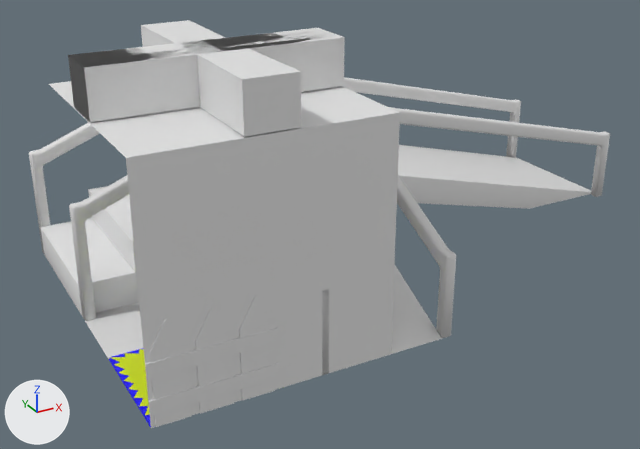
The Blender file IMAGINE/KitEscenario1Y3/KitEscena1y3.blend: old version first, new version second.
Before and after are seen from a 50 mm camera at (-1.43, -5.06, 3.8) aimed at (2.27, 1.67, 0.44). Every picture has the same lights, and +X, +Y and +Z are marked at lower left.

The first picture shows 'CauchoCentroAmarillo', 'Pared', 'Rampa', 'Suelo', 'Techo', 'Valla', 'VigaEnLinea', 'VigasEnX'.
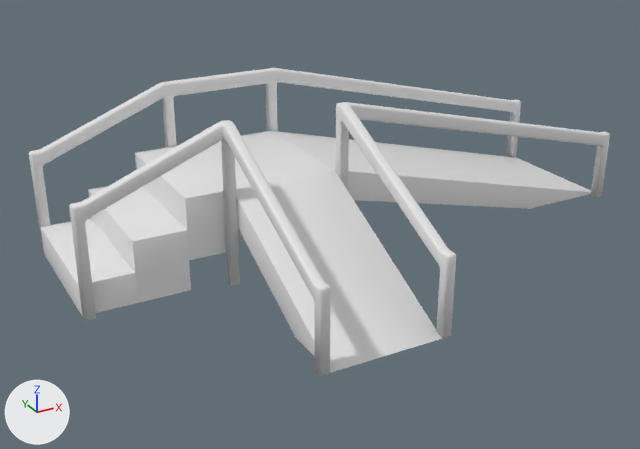
What differs and where, as boxes [x1, y1, x2, y2] in the pictures (640 x 449 px):
'Pared', hidden
    before: [126, 113, 400, 428]
'VigasEnX', hidden
    before: [68, 20, 341, 137]
'VigaEnLinea', hidden
    before: [70, 28, 345, 122]
'Valla', hidden
    before: [145, 297, 280, 427]
'Techo', hidden
    before: [49, 81, 400, 158]
'Suelo', hidden
    before: [80, 303, 150, 415]
'CauchoCentroAmarillo', hidden (yellow)
    before: [109, 348, 151, 428]
'Rampa', unchanged, uncovered by the edit
    before: [29, 77, 610, 375]
    after: [29, 68, 610, 376]

What the commit changed:
Object 'Suelo' (ob_suelo) is now hidden.
Object 'VigasEnX' (ob_vigasenx) is now hidden.
Object 'Pilar' (ob_pilar) is now hidden.
Object 'VigaEnLinea' (ob_vigaenlinea) is now hidden.
Object 'Techo' (ob_techo) is now hidden.
Object 'CauchoCentroAmarillo' (ob_cauchocentroamarillo) is now hidden.
Object 'Pared' (ob_pared) is now hidden.
Object 'Valla' (ob_valla) is now hidden.
